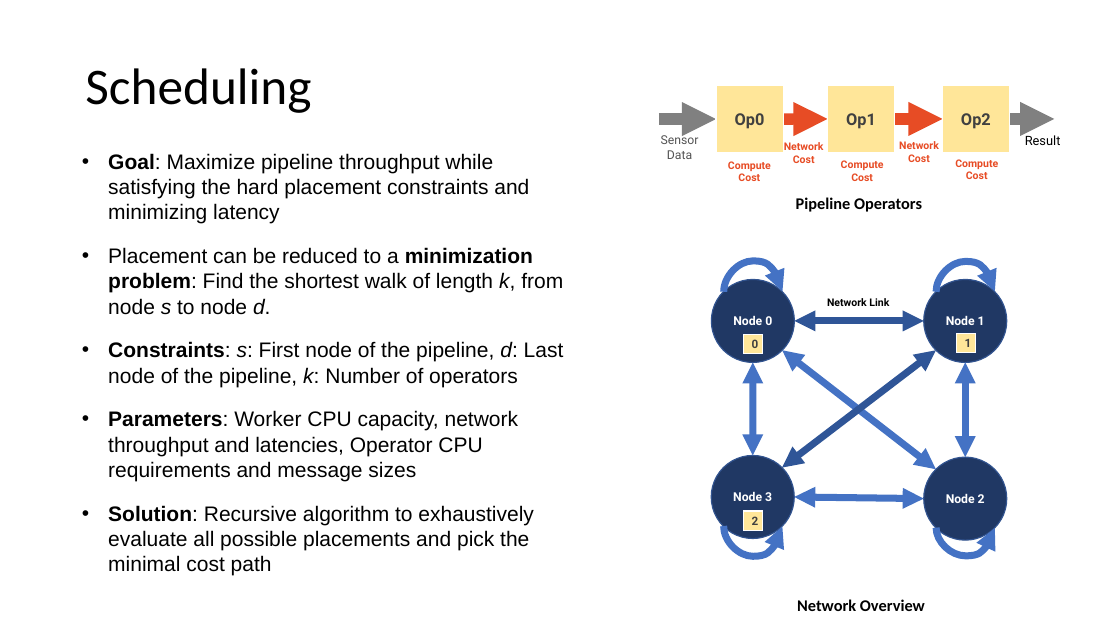
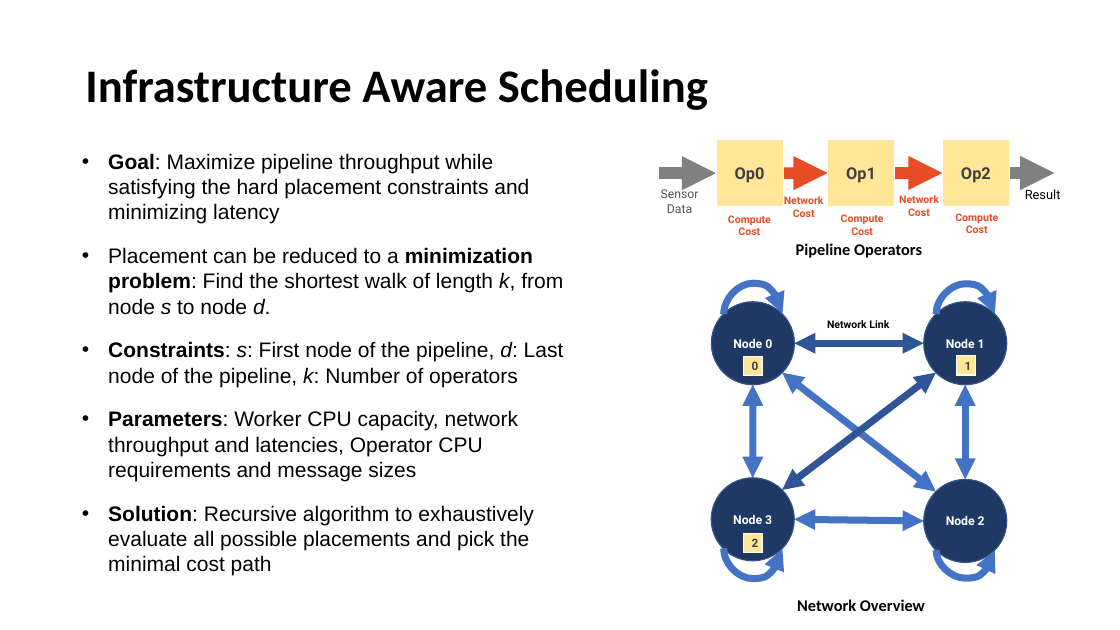
Before and after one commit to romilbhardwaj/nomad, a slide deck: slide 8 of tutorial/Nomad Bootcamp.pptx. Drawn at 1120x630 pixels with LibreOffice and Linux fonts; fonts in the diff are those of the drawing. Boxes give left, top, right and bottom in pixels: in the first picture for what was removed or moved away, otherwise in the second. Text is boxed around its words. In the diff, an @@ line names an element or a change of style, - is before the commit and + after.

```diff
--- a/tutorial/Nomad Bootcamp.pptx
+++ b/tutorial/Nomad Bootcamp.pptx
@@ title at box(85, 69, 708, 110): text changed; size 44 to 40 pt; bold on @@
-Scheduling
+Infrastructure Aware Scheduling
@@ 7 texts, 4 arrows, 3 rectangles: place and size @@
-7 texts, 4 arrows, 3 rectangles at box(659, 86, 1061, 181)
+7 texts, 4 arrows, 3 rectangles at box(659, 139, 1061, 235)
@@ text "Pipeline Operators": place and size @@
-text "Pipeline Operators" at box(796, 197, 922, 212)
+text "Pipeline Operators" at box(796, 243, 922, 258)
@@ 2 ellipses, 2 rectangles, 2 curved arrows, 1 text, 1 double arrow: place and size @@
-2 ellipses, 2 rectangles, 2 curved arrows, 1 text, 1 double arrow at box(712, 262, 1007, 555)
+2 ellipses, 2 rectangles, 2 curved arrows, 1 text, 1 double arrow at box(712, 284, 1007, 578)
@@ 5 double arrows, 2 ellipses, 2 curved arrows, 1 rectangle: place and size @@
-5 double arrows, 2 ellipses, 2 curved arrows, 1 rectangle at box(712, 261, 1007, 556)
+5 double arrows, 2 ellipses, 2 curved arrows, 1 rectangle at box(712, 284, 1007, 579)
```
Also in this commit, not shown: 7 other slides changed, 2 slides added, 3 slides removed, 8 other files.
